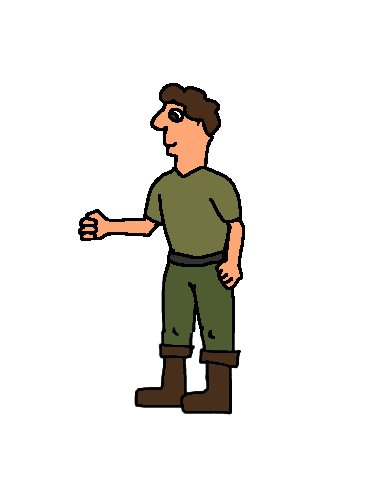
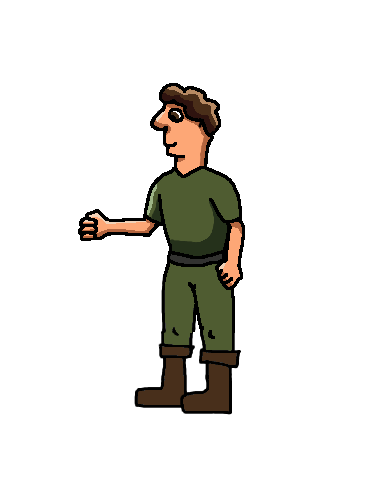
Before/after of a 370x500 layered artwork. What changed in the layer stack:
painted on "left arm" over [209, 177, 239, 220]
painted on "left hand" over [104, 221, 242, 287]
painted on "Body" over [157, 169, 235, 256]
painted on "Head" over [154, 86, 218, 166]
painted on "right arm" over [147, 180, 173, 222]
painted on "right palm" over [82, 213, 130, 238]
hid "sword", painted on it over [82, 213, 109, 238]
moved "right hand" above "a.png", painted on it over [91, 218, 159, 238]
